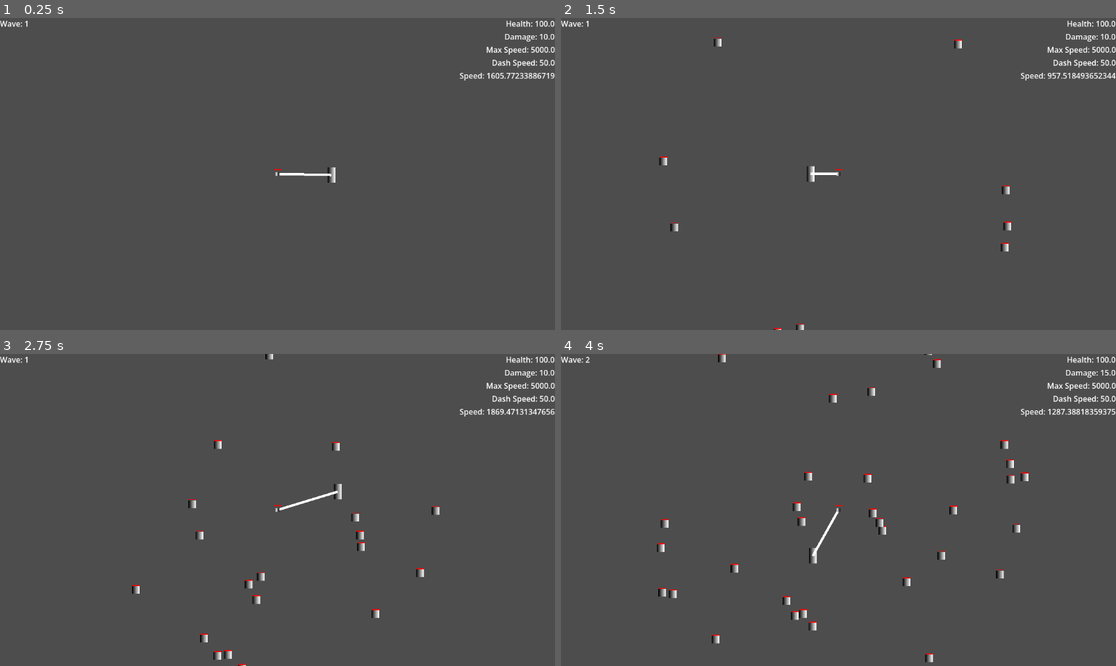
Above: before the commit, frames 1-4 (two rows, left to right).
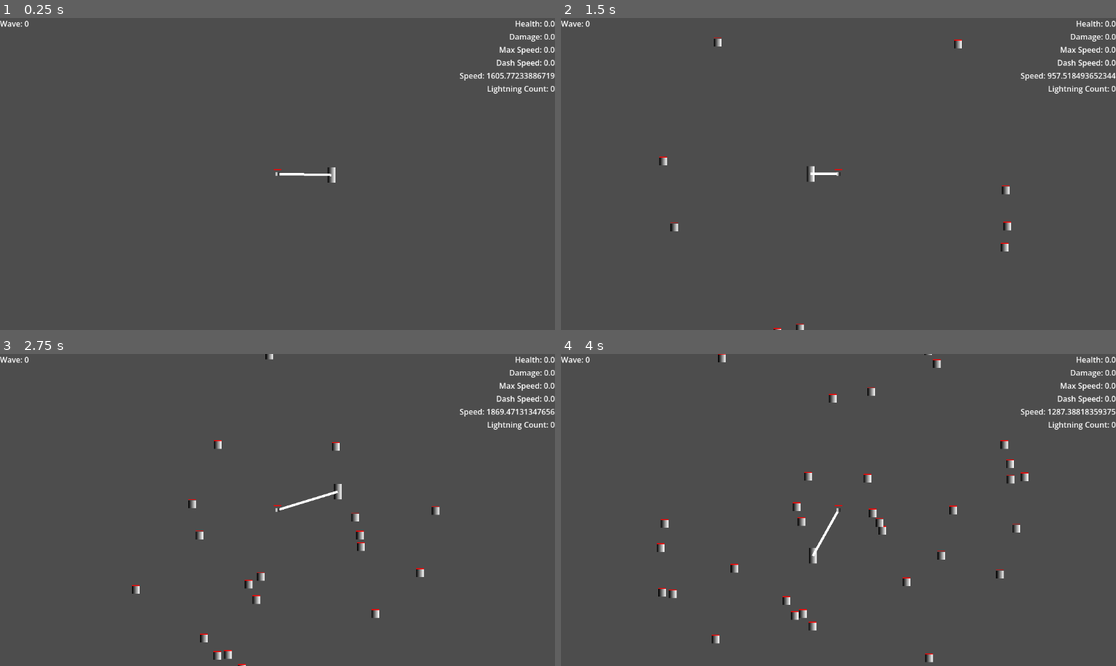
Above: after the commit, the same moments.

Repository: Blulow/majorjam
Game: Godot game, scene res://scenes/game.tscn
Same seed, same stepped clock (60 frames per second), same inputs: the game is played once before the commit and once after it.
Inputs (mouse positions are in pixels of both pictures, inside the frame that each line leads up to):
- Up to frame 1 (0.25 s): no input
- Up to frame 2 (1.5 s): move the mouse to (960, 158) at 0.52 s; hold Up (up) 0.53-1.28 s; hold Right (right) from 0.53 s (still down); tap Shift (dash) at 0.6 s; click (960, 158) at 0.67 s; move the mouse to (727, 189) at 1.27 s; tap Up (up) at 1.35 s
- Up to frame 3 (2.75 s): tap Up (up) at 1.52, 1.82 s; tap Shift (dash) at 1.55, 2.1 s; move the mouse to (333, 441) at 2.02 s; release Right (right) at 2.03 s; hold Left (left) from 2.03 s (still down); hold Up (up) from 2.03 s (still down)
- Up to frame 4 (4 s): move the mouse to (810, 572) at 2.77 s; release Left (left) at 2.78 s; release Up (up) at 2.78 s; hold Right (right) from 2.78 s (still down); tap Shift (dash) at 2.85 s; click (810, 572) at 2.92 s; tap Up (up) at 3.02, 3.32 s; tap Enter at 3.5 s; move the mouse to (744, 510) at 3.52 s; hold Up (up) from 3.53 s (still down); click (744, 510) at 3.67 s

The runs differ from the first frame. In frame 1, 0.6% of the frame differs, in the area x 4-100%, y 0-25%; in frame 2, 0.6%; in frame 3, 0.6%; in frame 4, 0.6%.

Commit message:
fix: lightning count & add: lightning count display

Diff:
--- a/project.godot
+++ b/project.godot
@@ -14,6 +14,10 @@
 run/main_scene="uid://bxuaaxvxuv5cv"
 config/features=PackedStringArray("4.6", "Forward Plus")
 config/icon="res://icon.svg"
+
+[autoload]
+
+PlayerStats="*uid://d0sxru27w1qe6"
 
 [global_group]
 
--- a/scenes/game.tscn
+++ b/scenes/game.tscn
@@ -22,17 +22,17 @@
 [ext_resource type="Resource" uid="uid://d243586gq6y43" path="res://assets/resources/build_cards/max_speed.tres" id="20_5newe"]
 [ext_resource type="Resource" uid="uid://dmdrqgp05qjnm" path="res://assets/resources/build_cards/dash_speed.tres" id="21_37s47"]
 [ext_resource type="Resource" uid="uid://cew1aw0uhnd3i" path="res://assets/resources/build_cards/lightning.tres" id="22_37s47"]
+[ext_resource type="Script" uid="uid://tu3rlu0tc37u" path="res://scripts/player_stats_updater.gd" id="23_bt5mj"]
 
 [node name="Game" type="Node2D" unique_id=1213886240]
 
 [node name="Camera2D" type="Camera2D" parent="." unique_id=3078971]
 zoom = Vector2(0.5, 0.5)
 
-[node name="CanvasLayer" type="CanvasLayer" parent="." unique_id=1201282571 node_paths=PackedStringArray("wave_manager", "anchor", "rope", "player")]
+[node name="CanvasLayer" type="CanvasLayer" parent="." unique_id=1201282571 node_paths=PackedStringArray("wave_manager", "anchor", "player")]
 script = ExtResource("11_kvpfn")
 wave_manager = NodePath("../WaveManager")
 anchor = NodePath("../Arena/Anchor")
-rope = NodePath("../Arena/Rope")
 player = NodePath("../Arena/Player")
 
 [node name="Stats" type="VBoxContainer" parent="CanvasLayer" unique_id=1859601827]
@@ -66,6 +66,11 @@
 [node name="SpeedLabel" type="Label" parent="CanvasLayer/Stats" unique_id=780222820]
 layout_mode = 2
 text = "Dash Speed: 9999"
+horizontal_alignment = 2
+
+[node name="LightningCountLabel" type="Label" parent="CanvasLayer/Stats" unique_id=711434102]
+layout_mode = 2
+text = "Lightning Count: 9999"
 horizontal_alignment = 2
 
 [node name="WaveLabel" type="Label" parent="CanvasLayer" unique_id=1563016323]
@@ -129,3 +134,10 @@
 build_applier = NodePath("../BuildApplier")
 registered_build_cards = Array[ExtResource("16_ssvqc")]([ExtResource("17_264po"), ExtResource("18_1kice"), ExtResource("20_5newe"), ExtResource("21_37s47"), ExtResource("22_37s47")])
 card_count = 3
+
+[node name="PlayerStatsUpdater" type="Node2D" parent="." unique_id=1748988402 node_paths=PackedStringArray("wave_manager", "anchor", "rope", "player")]
+script = ExtResource("23_bt5mj")
+wave_manager = NodePath("../WaveManager")
+anchor = NodePath("../Arena/Anchor")
+rope = NodePath("../Arena/Rope")
+player = NodePath("../Arena/Player")
--- a/scripts/attack_objects/lightning.gd
+++ b/scripts/attack_objects/lightning.gd
@@ -16,7 +16,7 @@
 		if len(overlapping_enemies) > 0:
 			for e: Enemy in overlapping_enemies:
 				#if not e.is_in_group("enemy"): continue
-				if e == enemy: continue
+				if e == enemy or not e: continue
 
 				if next_enemy == null or enemy_dist == null:
 					next_enemy = e
--- a/scripts/build/build_effects/lightning_effect.gd
+++ b/scripts/build/build_effects/lightning_effect.gd
@@ -9,13 +9,16 @@
 
 var can_hit: bool = true
 
+func on_added(context: CombatContext):
+	PlayerStats.LIGHTNING_COUNT += count
+
 func on_hit(context: CombatContext):
 	if not can_hit: return
 
 	var lightning: Lightning = lightning_scene.instantiate()
 	context.arena.add_child(lightning)
 	lightning.get_node("Hitbox").damage_amount = context.rope.get_node("Hitbox").damage_amount
-	lightning.attack(context.enemy, count, context.arena)
+	lightning.attack(context.enemy, PlayerStats.LIGHTNING_COUNT, context.arena)
 	can_hit = false
 
 func on_tick(context: CombatContext):
--- a/scripts/game_menu.gd
+++ b/scripts/game_menu.gd
@@ -2,7 +2,6 @@
 
 @export var wave_manager: WaveManager
 @export var anchor: Anchor
-@export var rope: Rope
 @export var player: CharacterBody2D
 
 @onready var wave_label: Label = $WaveLabel
@@ -11,20 +10,22 @@
 @onready var max_speed_label: Label = $Stats/MaxSpeedLabel
 @onready var dash_speed_label: Label = $Stats/DashSpeedLabel
 @onready var speed_label: Label = $Stats/SpeedLabel
+@onready var lightning_count_label: Label = $Stats/LightningCountLabel
 
 func _ready() -> void:
 	wave_manager.wave_start.connect(_on_wave_start)
 	anchor.hit.connect(_on_hit)
 
 func _on_wave_start(wave_n: int):
-	wave_label.text = "Wave: " + str(wave_n)
-	health_label.text = "Health: " + str(anchor.get_node("Health").health)
-	damage_label.text = "Damage: " + str(rope.get_node("Hitbox").damage_amount)
-	max_speed_label.text = "Max Speed: " + str(player.get_node("SpeedLimit").max_speed)
-	dash_speed_label.text = "Dash Speed: " + str(player.get_node("RopeDashMovement").rope_dash_speed)
+	wave_label.text = "Wave: " + str(PlayerStats.WAVE_N)
+	health_label.text = "Health: " + str(PlayerStats.HEALTH)
+	damage_label.text = "Damage: " + str(PlayerStats.DAMAGE)
+	max_speed_label.text = "Max Speed: " + str(PlayerStats.MAX_SPEED)
+	dash_speed_label.text = "Dash Speed: " + str(PlayerStats.DASH_SPEED)
+	lightning_count_label.text = "Lightning Count: " + str(PlayerStats.LIGHTNING_COUNT)
 
 func _on_hit():
-	health_label.text = "Health: " + str(anchor.get_node("Health").health)
+	health_label.text = "Health: " + str(PlayerStats.HEALTH)
 
 func _process(delta: float) -> void:
 	speed_label.text = "Speed: " + str(player.velocity.length())
--- /dev/null
+++ b/scripts/player_stats.gd
@@ -0,0 +1,8 @@
+extends Node
+
+var WAVE_N: int
+var HEALTH: float
+var DAMAGE: float
+var MAX_SPEED: float
+var DASH_SPEED: float
+var LIGHTNING_COUNT: int
--- /dev/null
+++ b/scripts/player_stats_updater.gd
@@ -0,0 +1,21 @@
+extends Node2D
+class_name PlayerStatsUpdater
+
+@export var wave_manager: WaveManager
+@export var anchor: Anchor
+@export var rope: Rope
+@export var player: CharacterBody2D
+
+func _ready() -> void:
+	wave_manager.wave_start.connect(_on_wave_start)
+	anchor.hit.connect(_on_hit)
+
+func _on_wave_start(wave_n: int):
+	PlayerStats.WAVE_N = wave_n
+	PlayerStats.HEALTH = anchor.get_node("Health").health
+	PlayerStats.DAMAGE = rope.get_node("Hitbox").damage_amount
+	PlayerStats.MAX_SPEED = player.get_node("SpeedLimit").max_speed
+	PlayerStats.DASH_SPEED = player.get_node("RopeDashMovement").rope_dash_speed
+
+func _on_hit():
+	PlayerStats.HEALTH = anchor.get_node("Health").health
Not shown, added: scripts/player_stats.gd.uid
Not shown, added: scripts/player_stats_updater.gd.uid
